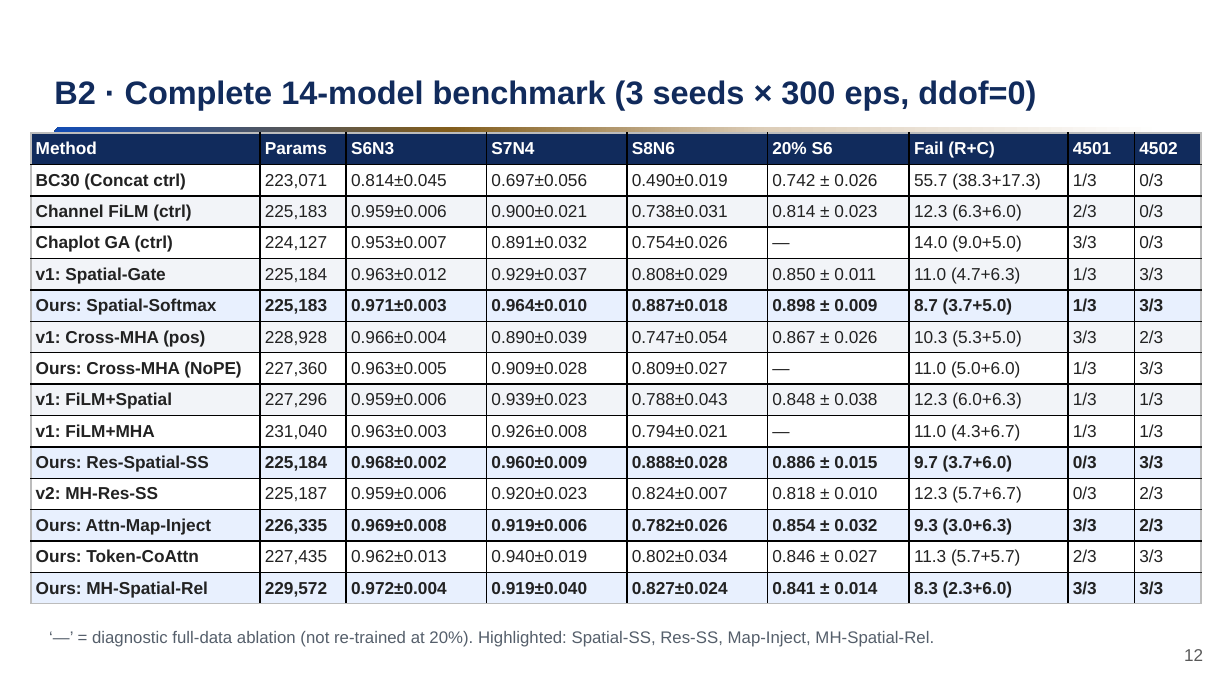
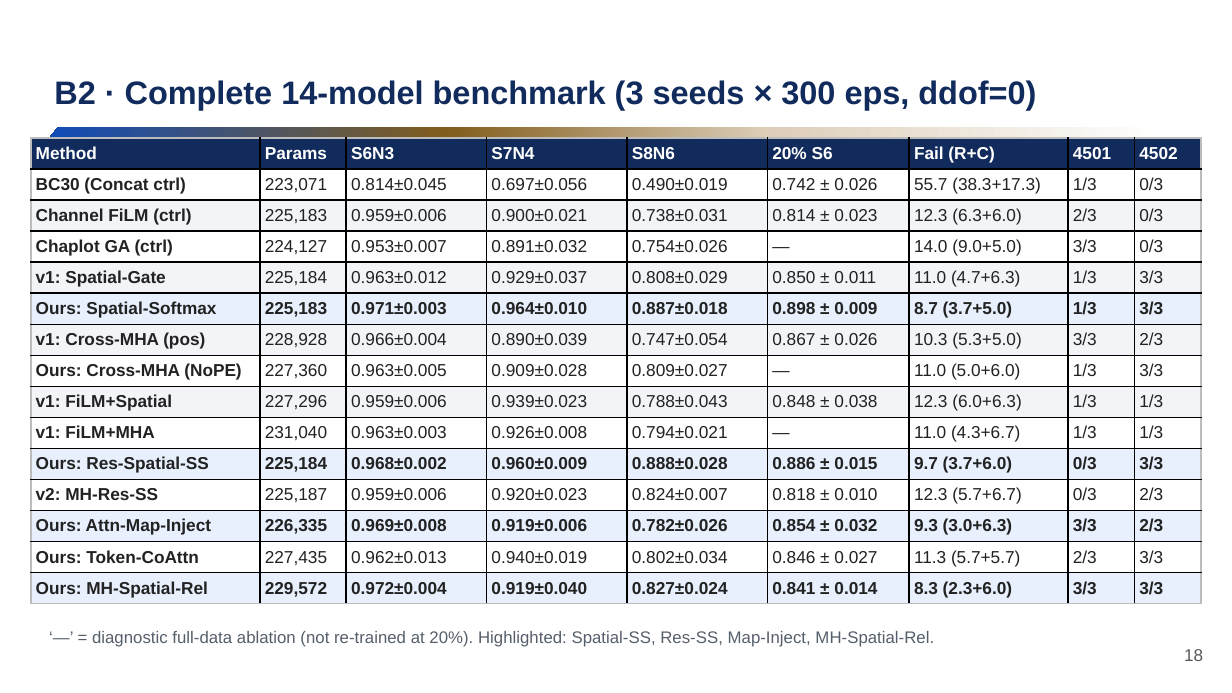
Before and after one commit to Oliver-ming/BabyAI_Exploration_with_Film, a slide deck: slide 18 of presentation/AIAA4220_Project3_Presentation.pptx (slide 12 before the commit). Drawn at 1232x693 pixels with LibreOffice and Linux fonts; fonts in the diff are those of the drawing; background and template pictures are left out. Boxes give left, top, right and bottom in pixels: in the first picture for what was removed or moved away, otherwise in the second. Text is boxed around its words. In the diff, an @@ line names an element or a change of style, - is before the commit and + after.

```diff
--- a/presentation/AIAA4220_Project3_Presentation.pptx
+++ b/presentation/AIAA4220_Project3_Presentation.pptx
@@ table: place and size @@
-table at (31, 133, 1201, 605)
+table at (31, 138, 1201, 604)
@@ page number at (1184, 649, 1203, 661): text changed @@
-12
+18
```
Also in this commit, not shown: 16 other slides changed, 11 slides added, 5 slides removed, 43 other files.
